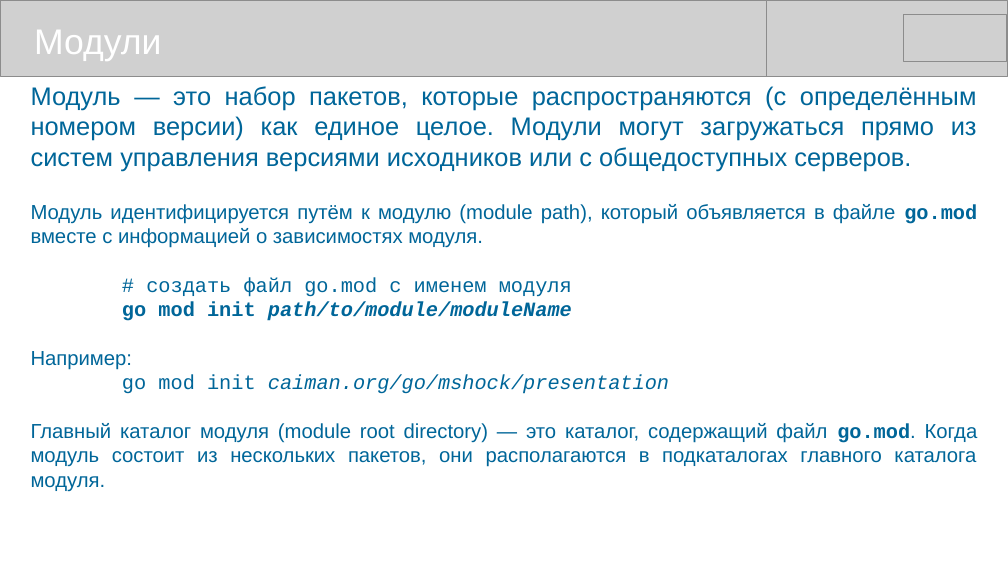
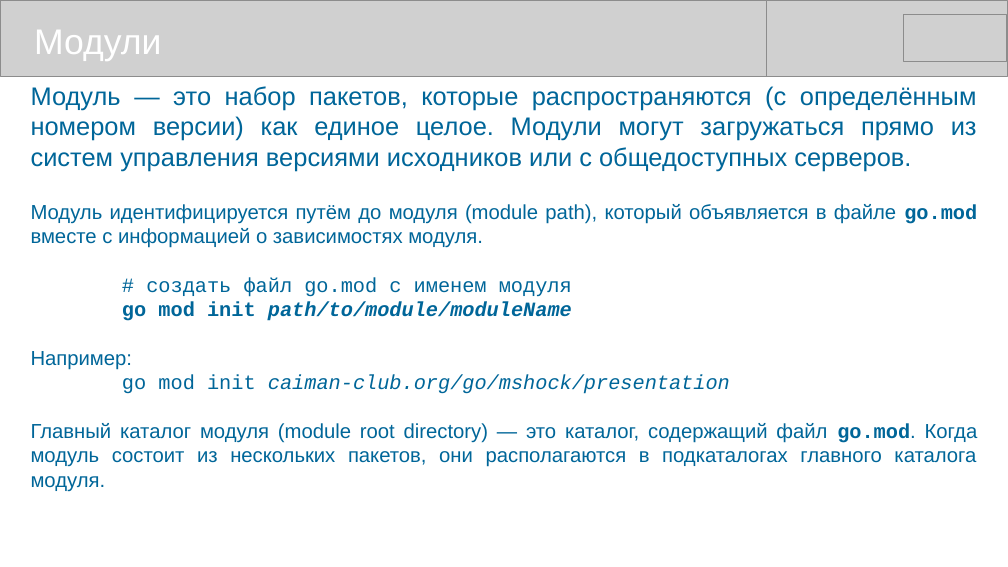
Before and after one commit to mike-shock/Go_language, a slide deck: slide 40 of Go_Review.odp. Drawn at 1008x567 pixels with LibreOffice and Linux fonts; fonts in the diff are those of the drawing; grey boxes stand for pictures. Boxes give left, top, right and bottom in pixels: in the first picture for what was removed or moved away, otherwise in the second. Text is boxed around its words. In the diff, an @@ line names an element or a change of style, - is before the commit and + after.

```diff
--- a/Go_Review.odp
+++ b/Go_Review.odp
@@ text at <box>31,204,977,248</box>: text changed @@
-Модуль идентифицируется путём к модулю (module path), который объявляется в файле go.mod вместе с информацией о зависимостях модуля.
+Модуль идентифицируется путём до модуля (module path), который объявляется в файле go.mod вместе с информацией о зависимостях модуля.
@@ text at <box>122,375,730,394</box>: text changed @@
-go mod init caiman.org/go/mshock/presentation
+go mod init caiman-club.org/go/mshock/presentation
```
Also in this commit, not shown: 8 other slides changed, 1 other file.
